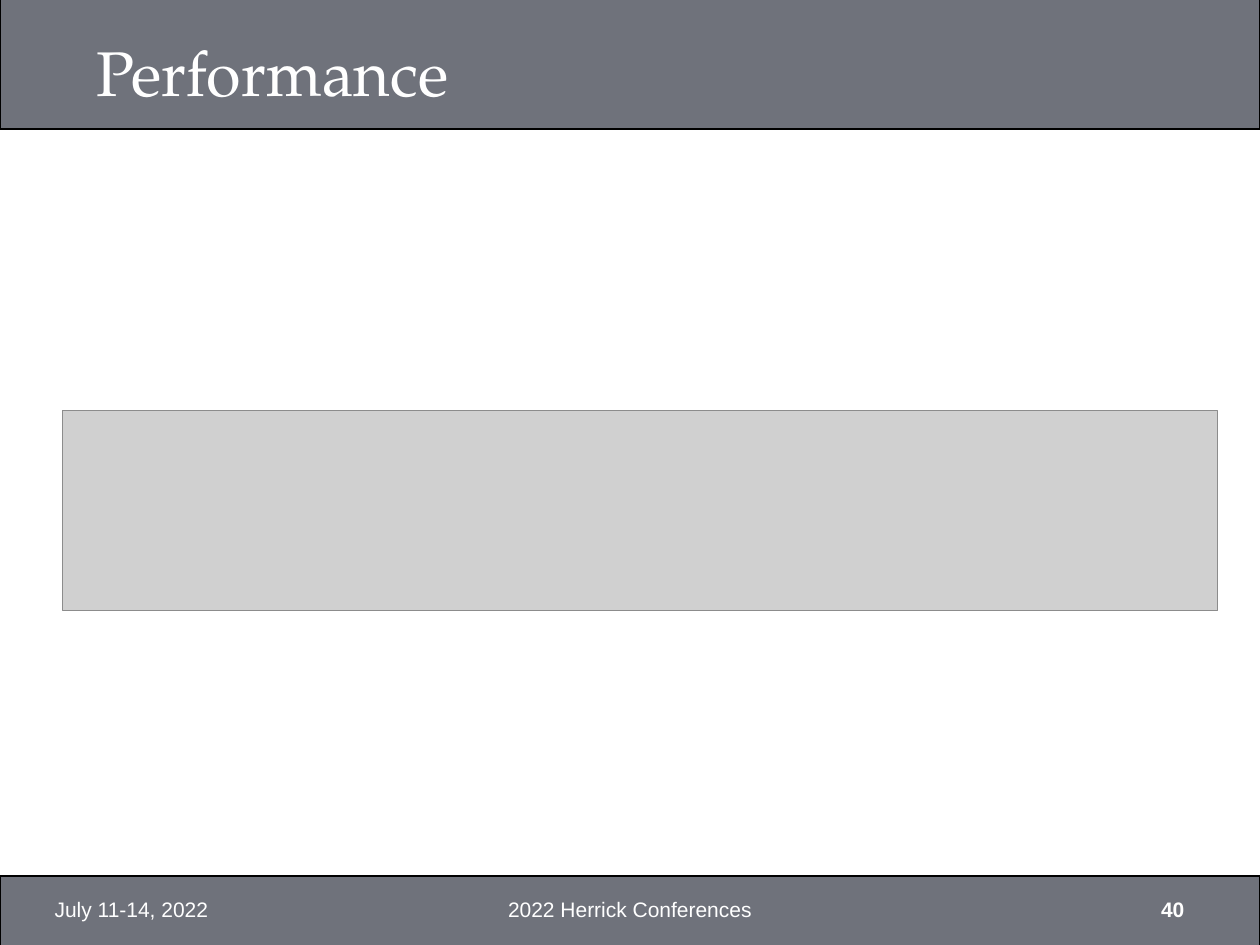
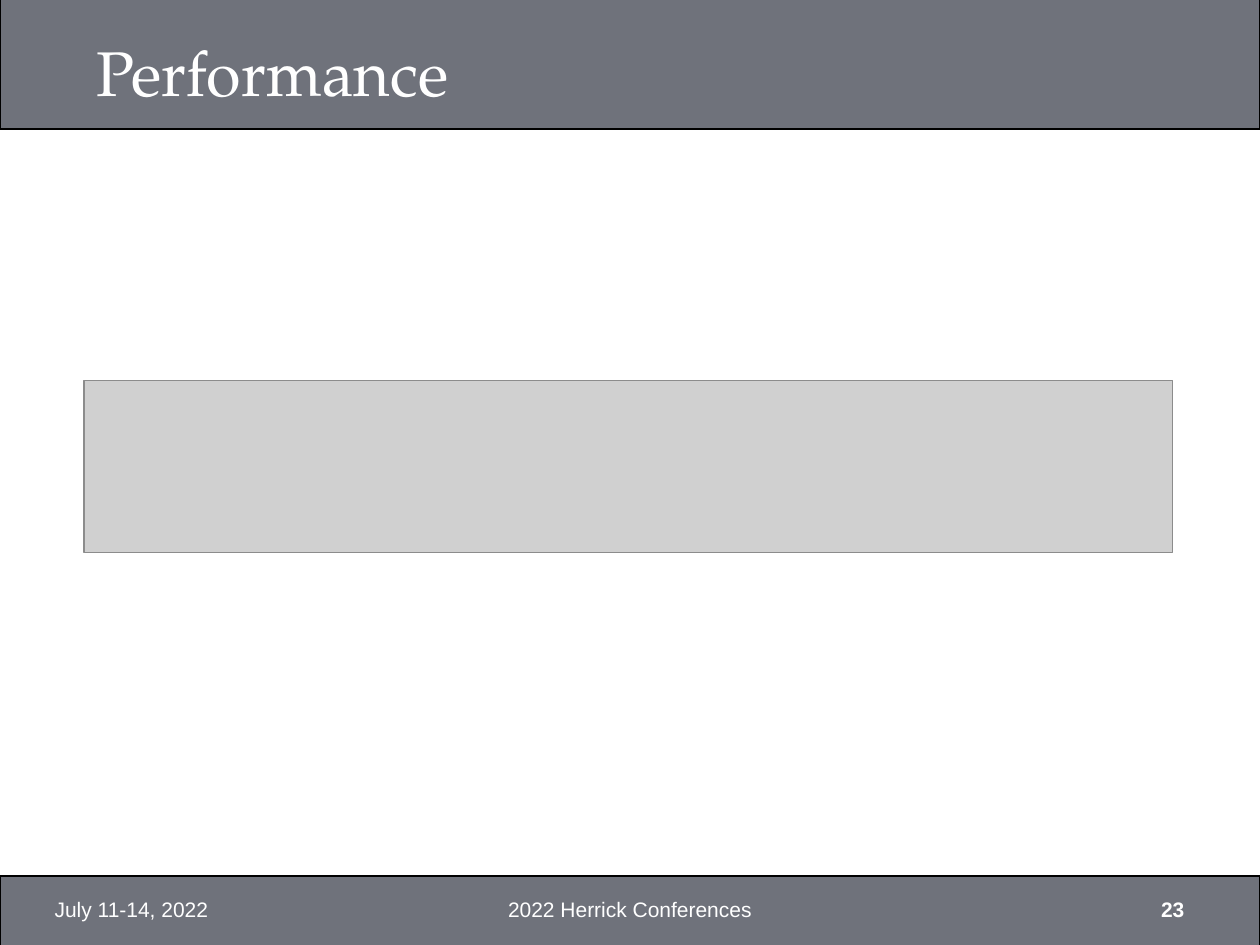
Before and after one commit to xixihaha1995/Hybrid_RC_GGMR, a slide deck: slide 23 of Final/TODO_Recordings.pptx (slide 40 before the commit). Drawn at 1260x945 pixels with LibreOffice and Linux fonts; fonts in the diff are those of the drawing; grey boxes stand for pictures; background and template pictures are left out. Boxes give left, top, right and bottom in pixels: in the first picture for what was removed or moved away, otherwise in the second. Text is boxed around its words. In the diff, an @@ line names an element or a change of style, - is before the commit and + after.

```diff
--- a/Final/TODO_Recordings.pptx
+++ b/Final/TODO_Recordings.pptx
@@ picture: place and size @@
-picture at bbox=[63, 411, 1218, 611]
+picture at bbox=[84, 381, 1173, 553]
@@ page number at bbox=[1161, 902, 1184, 917]: text changed @@
-40
+23
```
Also in this commit, not shown: 19 other slides changed, 17 slides removed, 2 other files.
